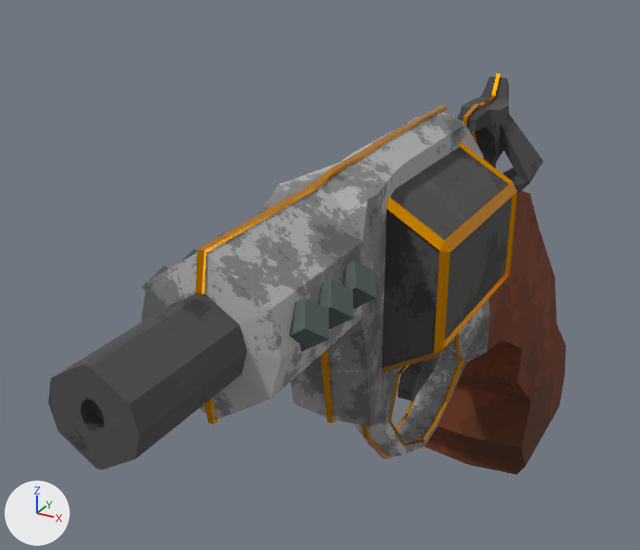
What one commit did to the Blender file Models/Guns/Novalver.blend.
Rendered twice from a camera (50 mm lens) standing at (0.082, -0.236, 0.129) and looking at (-0.025, -0.042, 0.032). Lighting does not change. The marker at lower left points along +X, +Y and +Z.

The first picture shows 'Body', 'Hammer', 'Spinner', 'Trigger', 'WarpFuseL1', 'WarpFuseL2', 'WarpFuseL3'.
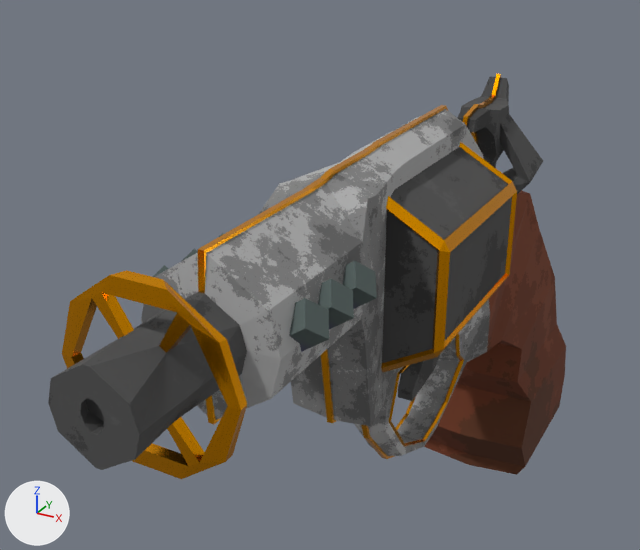
Where the change shows, as pixel boxes (x1, y1, x2, y2) in the pictures (640 x 550 px):
'Body', reshaped: before (48, 105, 566, 475); after (48, 105, 566, 479)
part 1 of me_body, built on: before (52, 249, 247, 459); after (52, 249, 247, 479)

The change in detail:
me_body is used by ob_body; location (0.0, -0.0428, 0.0094).
me_body had 385 vertices, 380 faces and spanned x -0.02..0.02, y -0.113..0.118, z -0.073..0.067.
me_body now has 439 vertices, 447 faces and spans x -0.02..0.02, y -0.113..0.118, z -0.073..0.067.
Part 1, on me_body:
4 vertices are removed from x -0.001..0.001, y -0.086, z 0.04..0.058.
18 faces are deleted.
60 vertices are added at x -0.018..0.018, y -0.101..-0.099, z 0.031..0.066.
26 new faces join them, mat_accent.
58 new faces join them, mat_trim (orange #ffa800).
